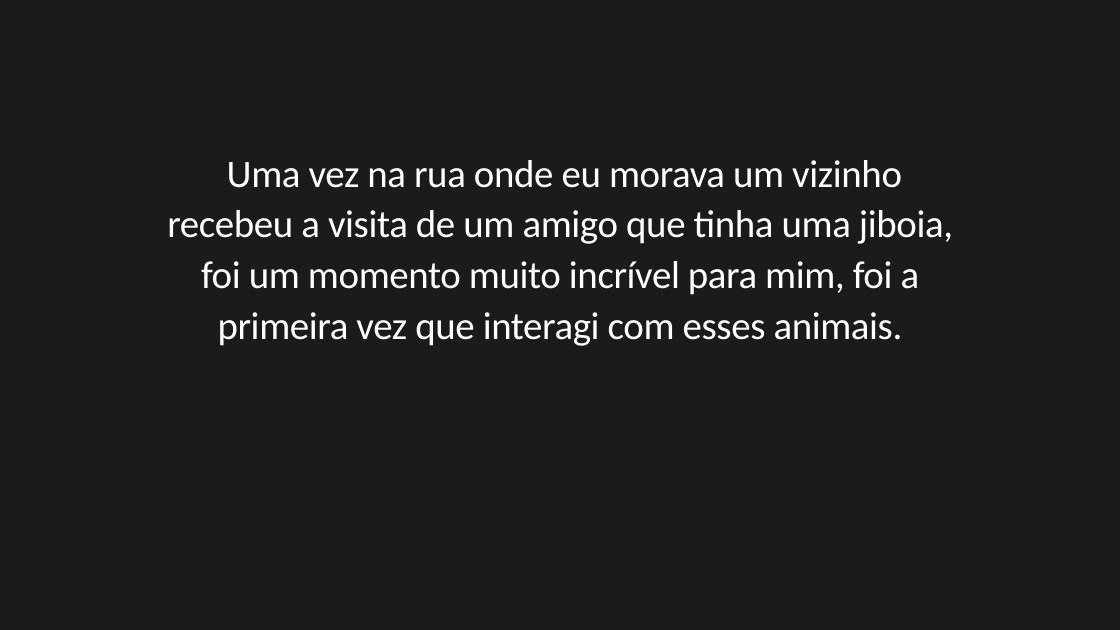
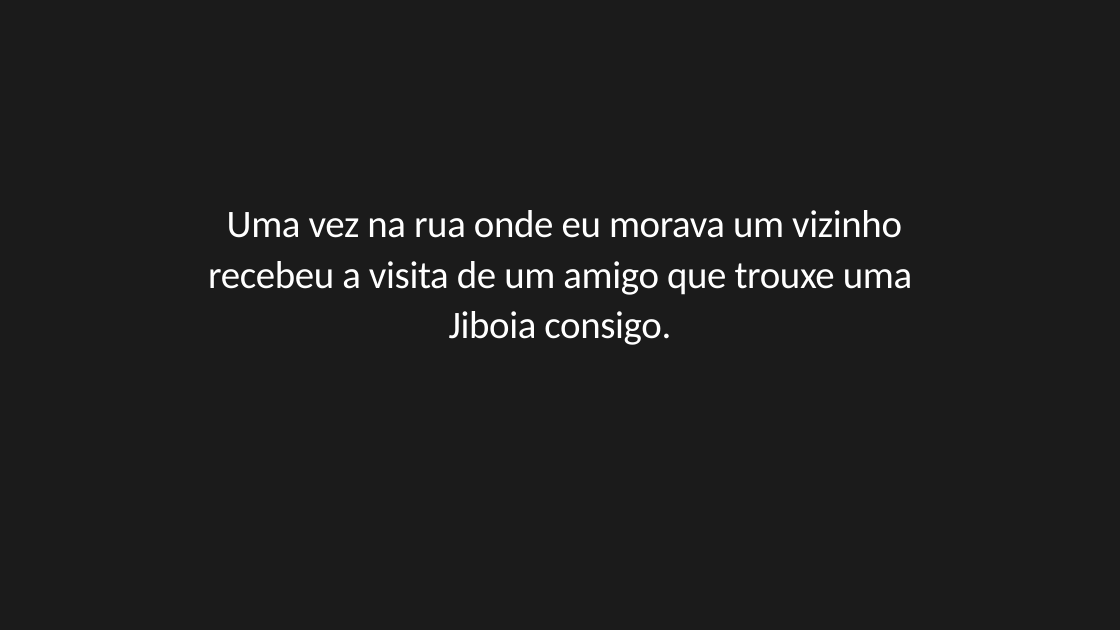
Before and after one commit to RyanMirandaBarbosa/Friendly-Snakes, a slide deck: slide 4 of Documentação/Apresentação meu desafio individual.pptx. Drawn at 1120x630 pixels with LibreOffice and Linux fonts; fonts in the diff are those of the drawing. Boxes give left, top, right and bottom in pixels: in the first picture for what was removed or moved away, otherwise in the second. Text is boxed around its words. In the diff, an @@ line names an element or a change of style, - is before the commit and + after.

```diff
--- a/Documentação/Apresentação meu desafio individual.pptx
+++ b/Documentação/Apresentação meu desafio individual.pptx
@@ text at [208, 210, 912, 345]: text changed @@
-Uma vez na rua onde eu morava um vizinho recebeu a visita de um amigo que tinha uma jiboia, foi um momento muito incrível para mim, foi a primeira vez que interagi com esses animais.
+Uma vez na rua onde eu morava um vizinho recebeu a visita de um amigo que trouxe uma Jiboia consigo.
```
Also in this commit, not shown: 6 other slides changed, 1 other file.
